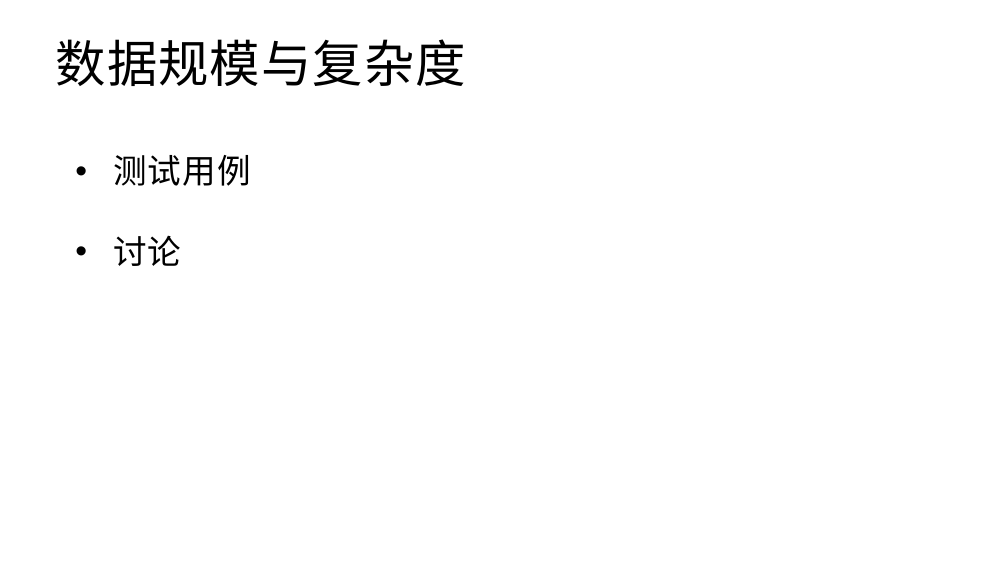
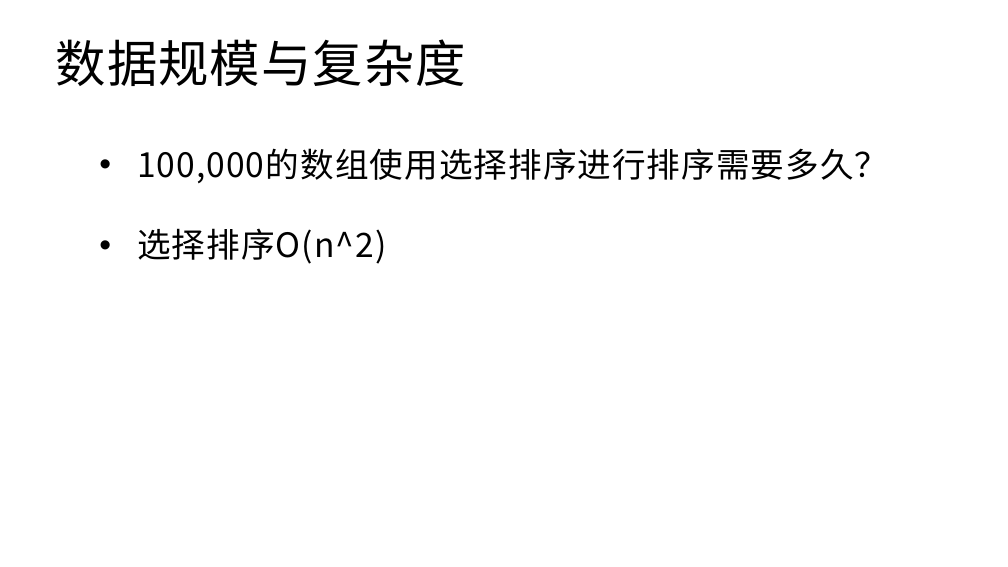
Before and after one commit to gegaojian-richard/ojshare, a slide deck: slide 14 of 第一次OJ分享.pptx. Drawn at 1008x567 pixels with LibreOffice and Linux fonts; fonts in the diff are those of the drawing. Boxes give left, top, right and bottom in pixels: in the first picture for what was removed or moved away, otherwise in the second. Text is boxed around its words. In the diff, an @@ line names an element or a change of style, - is before the commit and + after.

```diff
--- a/第一次OJ分享.pptx
+++ b/第一次OJ分享.pptx
@@ text added at (137, 148, 888, 264), 32 pt, text #000000 @@
+• 100,000的数组使用选择排序进行排序需要多久？
+• 选择排序O(n^2)
@@ text removed at (113, 155, 251, 266) @@
-• 测试用例
-• 讨论
```
Also in this commit, not shown: 2 slides added, 3 other files.
